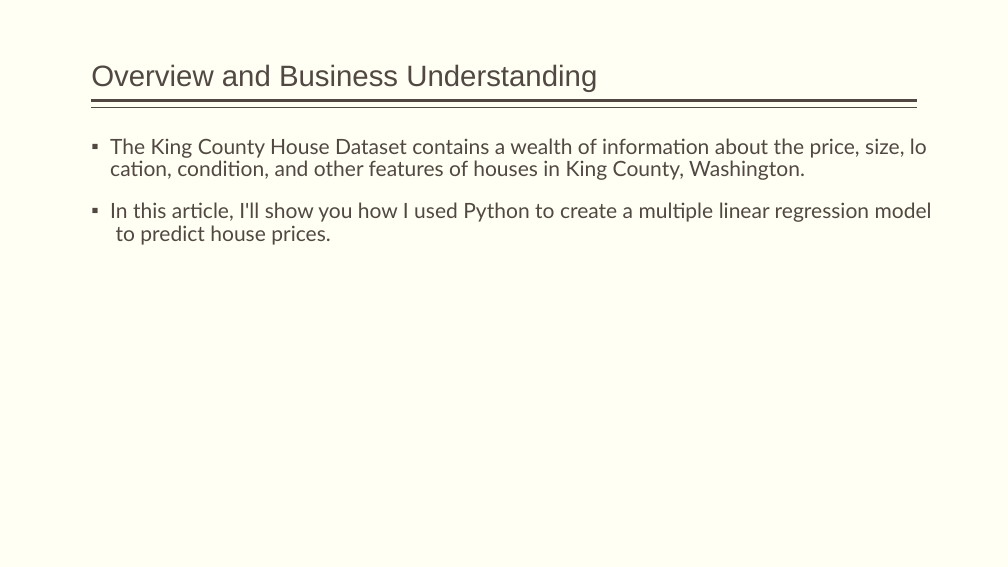
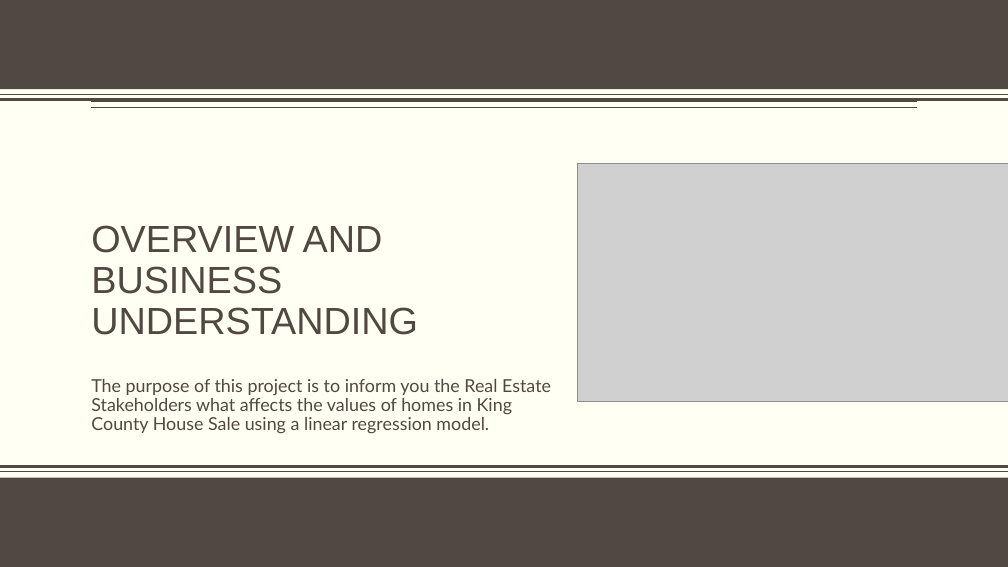
Before and after one commit to olaidekashimawo/King-County-House-Sales, a slide deck: slide 2 of King County House price Analysis - Copy.pptx. Drawn at 1008x567 pixels with LibreOffice and Linux fonts; fonts in the diff are those of the drawing; grey boxes stand for pictures; background and template pictures are left out. Boxes give left, top, right and bottom in pixels: in the first picture for what was removed or moved away, otherwise in the second. Text is boxed around its words. In the diff, an @@ line names an element or a change of style, - is before the commit and + after.

```diff
--- a/King County House price Analysis - Copy.pptx
+++ b/King County House price Analysis - Copy.pptx
@@ rectangle added at box(0, 0, 1008, 89), fill #514843 @@
@@ line added from (0, 100) to (1008, 100), #514843 3 pt @@
@@ line added from (0, 95) to (1008, 95), #514843 1 pt @@
@@ text removed at box(110, 138, 932, 245) @@
-▪ The King County House Dataset contains a wealth of information about the price, size, location, condition, and other features of houses in King County, Washington.
-▪ In this article, I'll show you how I used Python to create a multiple linear regression model to predict house prices.
@@ picture added at box(577, 163, 1008, 402) @@
@@ title "OVERVIEW AND BUSINESS UNDERSTANDING" at box(91, 225, 418, 335): vertical alignment bottom to middle @@
@@ title at box(91, 225, 418, 335): text changed; size 28 to 36 pt @@
-Overview and Business Understanding
+OVERVIEW AND BUSINESS UNDERSTANDING
@@ subtitle added at box(91, 379, 551, 434), 17 pt, text #514843 @@
+The purpose of this project is to inform you the Real Estate Stakeholders what affects the values of homes in King County House Sale using a linear regression model.
@@ line added from (1008, 467) to (0, 467), #514843 3 pt @@
@@ line added from (1008, 472) to (0, 472), #514843 1 pt @@
@@ rectangle added at box(0, 478, 1008, 567), fill #514843 @@
```
Also in this commit, not shown: 6 other slides changed, 7 slides added, 2 slides removed, 2 other files.
